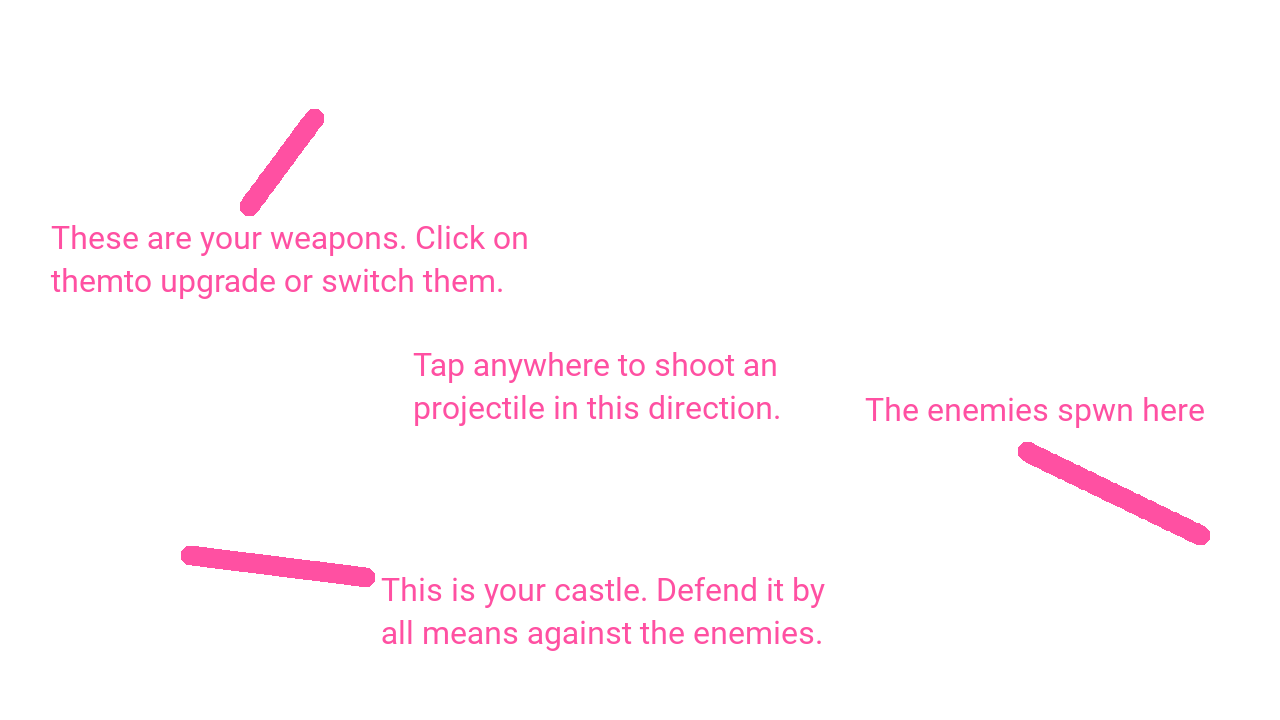
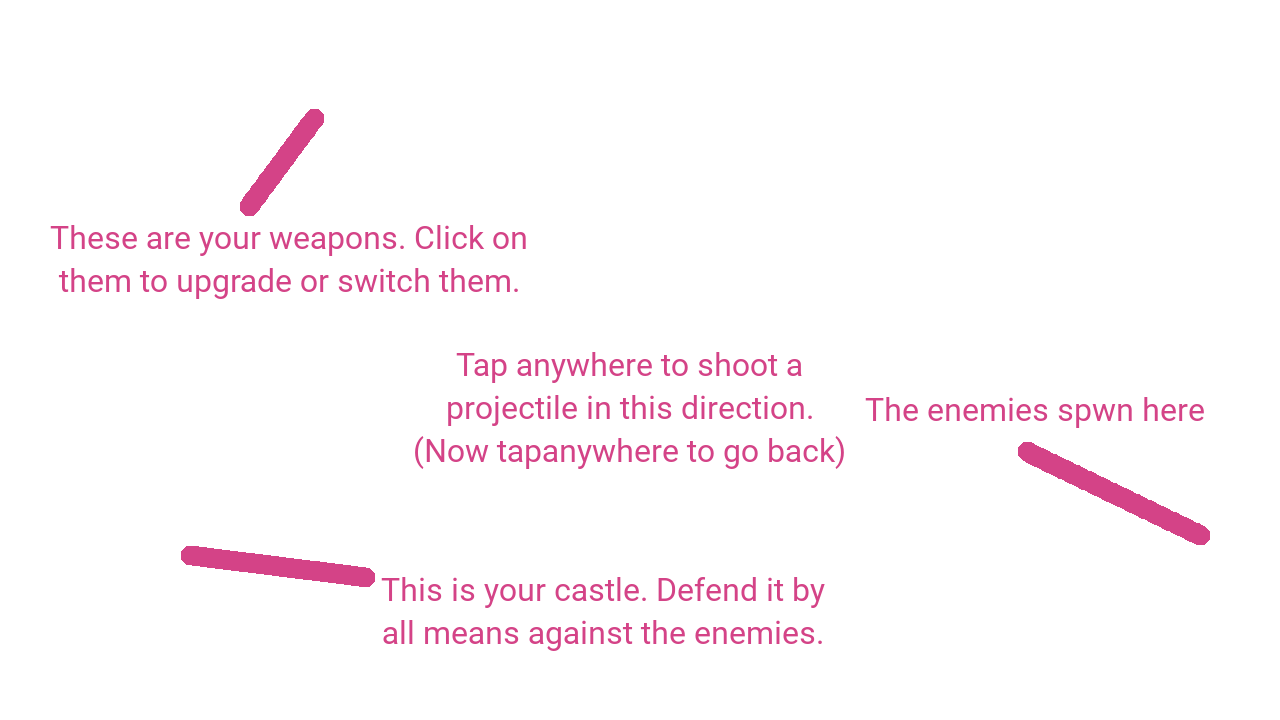
Layers edited between the first and the second w=1280, h=720 image:
renamed "Tap anywhere to shoot an ..." to "Tap anywhere to shoot a ...", painted on it over [413, 352, 844, 469]
painted on "The enemies spwn here" over [865, 397, 1204, 428]
painted on "This is your castle. Defend it..." over [381, 577, 825, 651]
painted on "These are your weapons. Click ..." over [50, 225, 527, 299]
painted on "instructions" over [181, 109, 1210, 587]
